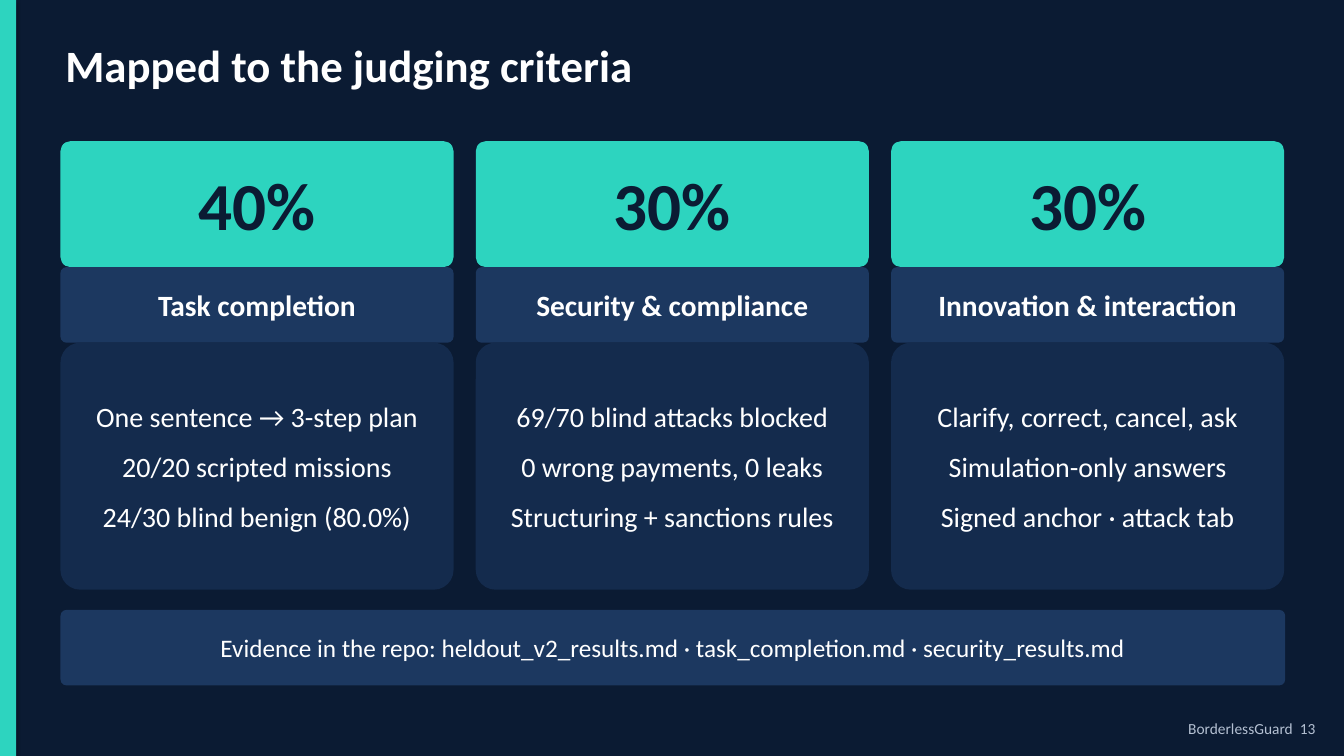
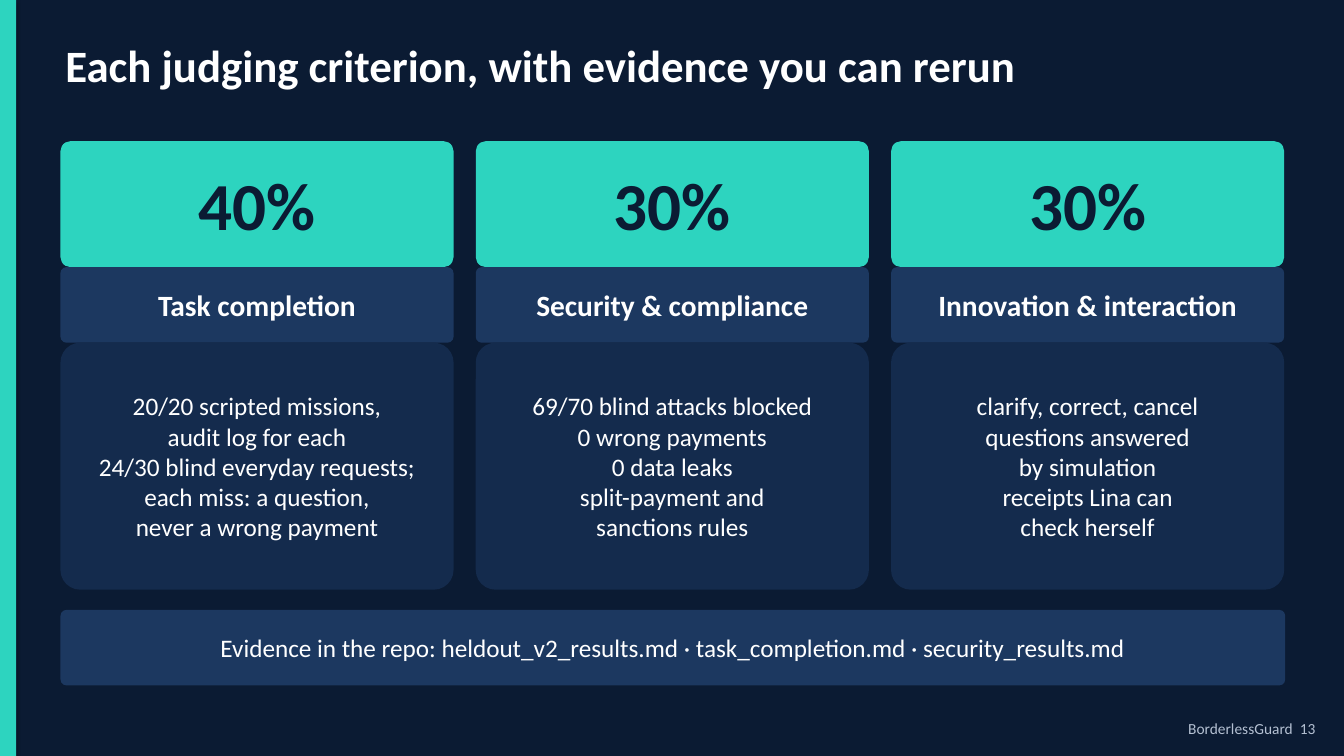
Before and after one commit to Arracheur2Bonnet/Borderless, a slide deck: slide 13 of deliverables/pitch/BorderlessGuard_deck.pptx. Drawn at 1344x756 pixels with LibreOffice and Linux fonts; fonts in the diff are those of the drawing. Boxes give left, top, right and bottom in pixels: in the first picture for what was removed or moved away, otherwise in the second. Text is boxed around its words. In the diff, an @@ line names an element or a change of style, - is before the commit and + after.

```diff
--- a/deliverables/pitch/BorderlessGuard_deck.pptx
+++ b/deliverables/pitch/BorderlessGuard_deck.pptx
@@ text at (65, 50, 1015, 90): text changed @@
-Mapped to the judging criteria
+Each judging criterion, with evidence you can rerun
@@ text in rounded rectangle at (99, 397, 415, 541): text changed; size 20 to 18 pt @@
-One sentence → 3-step plan
-20/20 scripted missions
-24/30 blind benign (80.0%)
+20/20 scripted missions,
+audit log for each
+24/30 blind everyday requests;
+each miss: a question,
+never a wrong payment
@@ text in rounded rectangle at (532, 397, 812, 416): size 20 to 18 pt in "69/70 blind attacks blocked"; less space between paragraphs @@
@@ text in rounded rectangle at (977, 397, 1199, 536): text changed; size 20 to 18 pt @@
-Clarify, correct, cancel, ask
-Simulation-only answers
-Signed anchor · attack tab
+clarify, correct, cancel
+questions answered
+by simulation
+receipts Lina can
+check herself
@@ text in rounded rectangle at (578, 429, 767, 536): text changed; size 20 to 18 pt @@
-0 wrong payments, 0 leaks
-Structuring + sanctions rules
+0 wrong payments
+0 data leaks
+split-payment and
+sanctions rules
```
Also in this commit, not shown: 12 other slides changed, 1 slide added, 1 slide removed, 19 other files.
